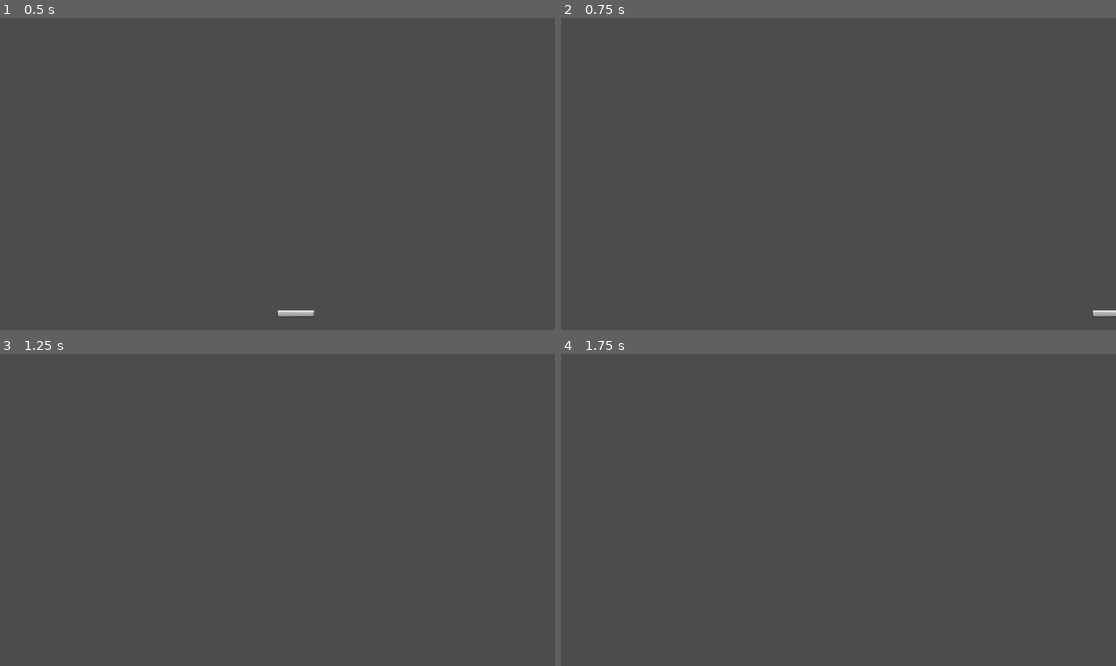
Above: before the commit, frames 1-4 (two rows, left to right).
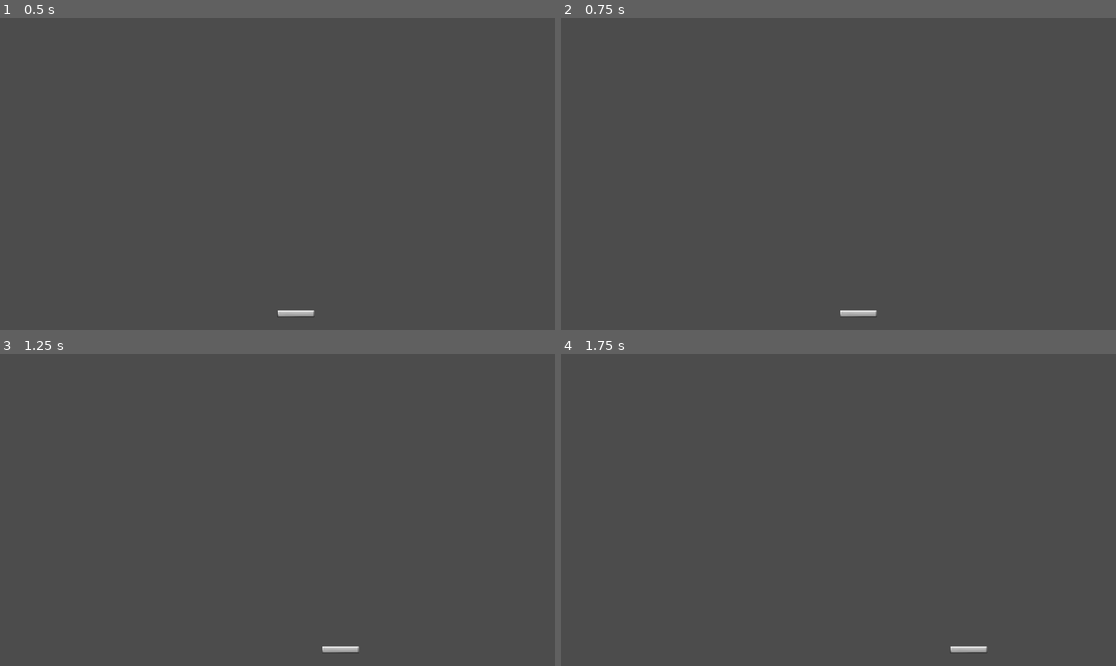
Above: after the commit, the same moments.

Repository: felipefcm/godot-breakout
Game: Godot game, scene res://levels/Level1.tscn
The game is run twice, just before and just after one commit, with the same random seed, the same clock (stepped at 60 frames per second) and the same inputs.
Inputs:
- Up to frame 1 (0.5 s): no input
- Up to frame 2 (0.75 s): tap Enter at 0.5 s; hold Right (ui_right) from 0.53 s (still down)
- Up to frame 3 (1.25 s): keep holding Right (ui_right)
- Up to frame 4 (1.75 s): release Right (ui_right) at 1.28 s; hold Left (ui_left) from 1.28 s (still down)

Frame 1 is identical in both runs. In frame 2, 0.2% of the frame differs, in the area x 50-100%, y 93-96%; in frame 3, 0.1%; in frame 4, 0.1%.

Commit message:
Ditching platform physics logic

Diff:
--- a/objects/Brick.tscn
+++ b/objects/Brick.tscn
@@ -13,6 +13,7 @@
 region_rect = Rect2( 0.039, 0, 90, 40 )
 
 [node name="SpriteBad" type="Sprite" parent="."]
+visible = false
 texture = ExtResource( 1 )
 region_enabled = true
 region_rect = Rect2( 90, 0, 90, 40 )
--- a/scripts/Platform.gd
+++ b/scripts/Platform.gd
@@ -1,22 +1,24 @@
 extends KinematicBody2D
 class_name Platform
 
-export (float) var maxSpeed = 80;
-export (float) var maxAcceleration = 10;
-export (float) var drag = 50;
+export (float) var maxSpeed = 500;
+export (float) var maxAcceleration = 100;
+export (float) var frictionCoefficient = 0.1;
+export (float) var inputAcceleration = 50;
 
 var velocity: Vector2 = Vector2.ZERO;
 var acceleration: Vector2 = Vector2.ZERO;
 
-func _process(delta):
+func _physics_process(delta):
 
 	var leftStr = Input.get_action_strength('ui_left');
 	var rightStr = Input.get_action_strength('ui_right');
 
-	acceleration += Vector2(rightStr - leftStr, 0).clamped(maxAcceleration) * delta;
-	var dragForce = (velocity * -1).normalized() * drag;
+	var motionForce = Vector2(rightStr - leftStr, 0) * inputAcceleration * delta;
+	var dragForce = -velocity * frictionCoefficient * delta;
 
-func _physics_process(delta):
+	acceleration = (acceleration + motionForce + dragForce).clamped(maxAcceleration);
+	velocity = (velocity + acceleration).clamped(maxSpeed);
 
-	velocity += velocity + acceleration;
-	move_and_collide((velocity * delta).normalized() * maxSpeed);
+	print('Velocity ', velocity, ' acceleration ', acceleration);
+	move_and_collide(velocity * delta);
